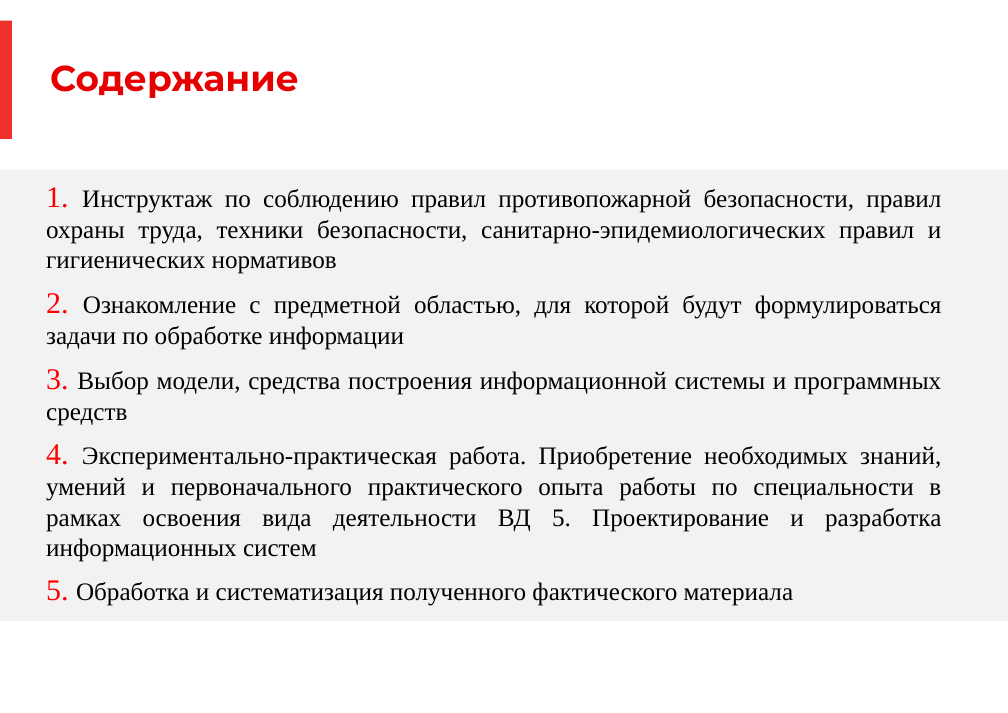
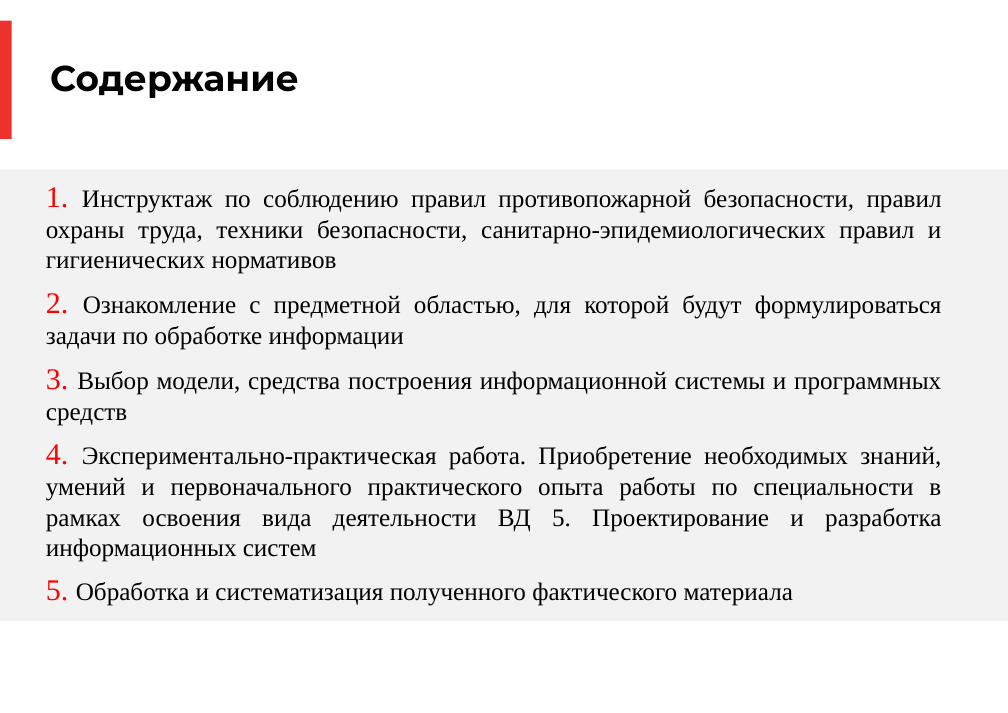
Before and after one commit to a-attendee/practice-2, a slide deck: slide 2 of docs/Prilozhenie 1 k individualnomu zadaniyu UP. PM.03 (shablon otcheta dlya zapolneniya).pptx. Drawn at 1008x713 pixels with LibreOffice and Linux fonts; fonts in the diff are those of the drawing; background and template pictures are left out. Boxes give left, top, right and bottom in pixels: in the first picture for what was removed or moved away, otherwise in the second. Text is boxed around its words. In the diff, an @@ line names an element or a change of style, - is before the commit and + after.

```diff
--- a/docs/Prilozhenie 1 k individualnomu zadaniyu UP. PM.03 (shablon otcheta dlya zapolneniya).pptx
+++ b/docs/Prilozhenie 1 k individualnomu zadaniyu UP. PM.03 (shablon otcheta dlya zapolneniya).pptx
@@ title "Содержание" at bbox=[50, 65, 299, 98]: text colour #E60000 to #000000 @@
```
Also in this commit, not shown: 14 other slides changed, 27 other files.
